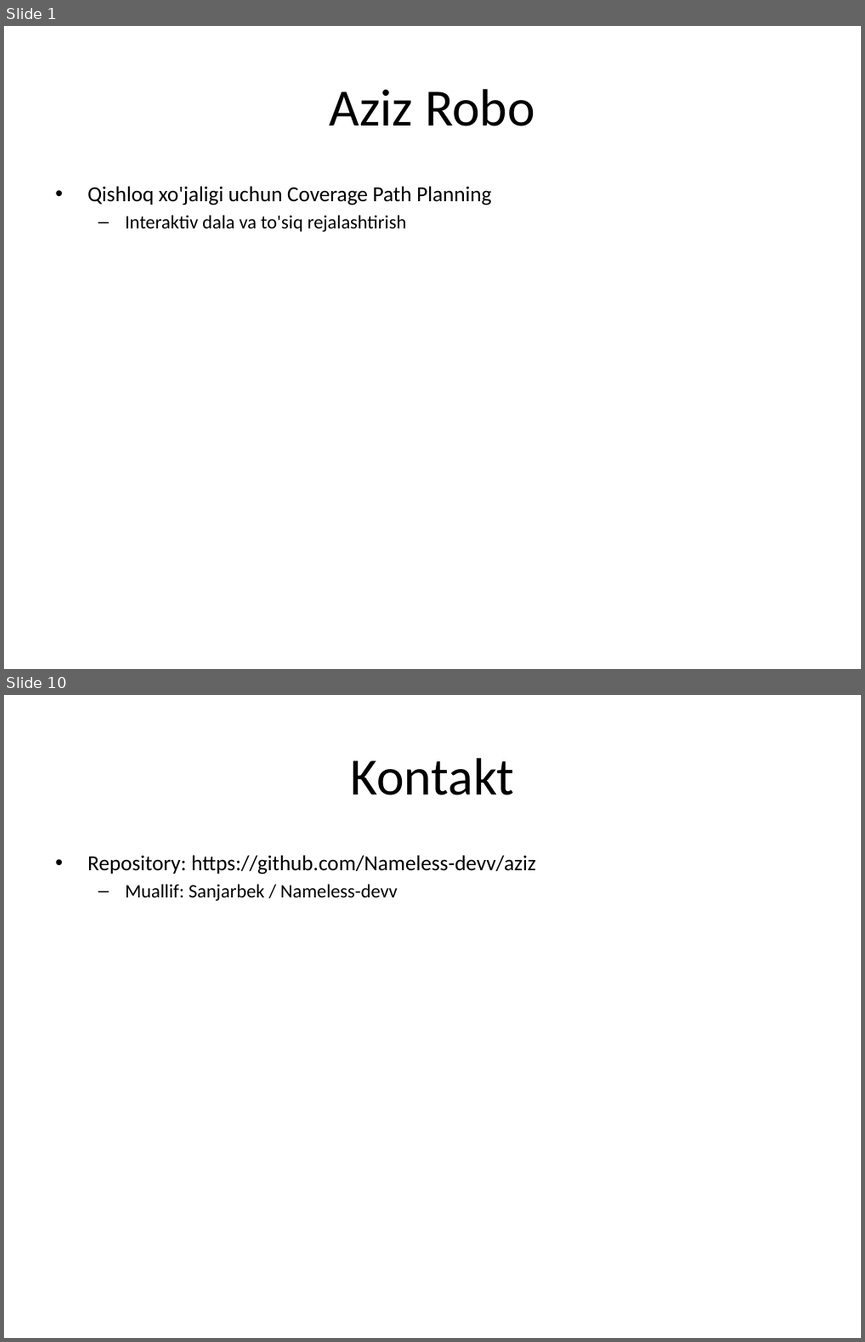
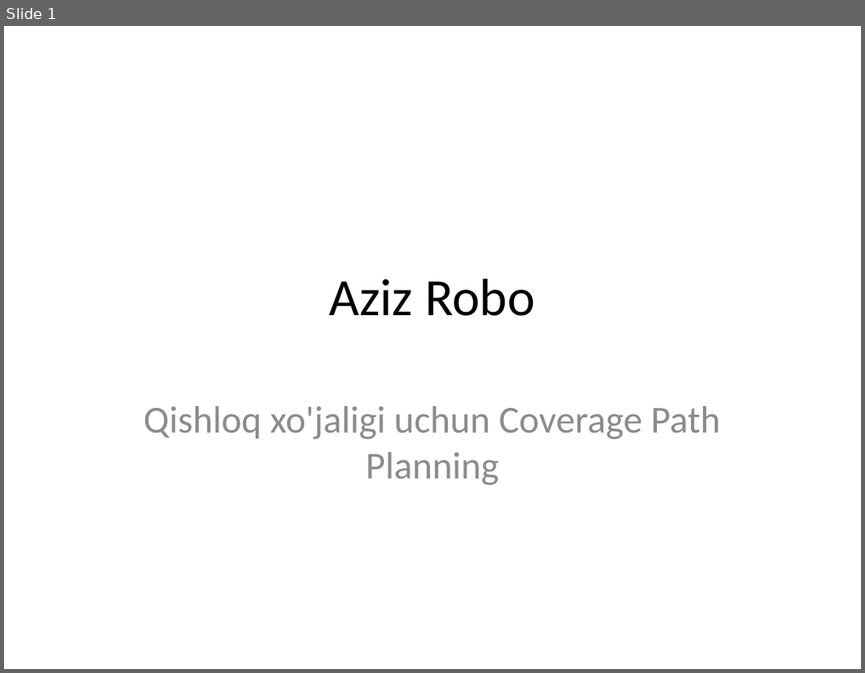
Before and after one commit to Nameless-devv/aziz, a slide deck: Aziz_Presentation.pptx. Shown one above the other, each under a label of ours: slides 1 and 10 before the commit, slide 1 after it; the slides between them are not shown. The pictures are 865x1342 and 865x673 pixels, drawn with LibreOffice and Linux fonts; fonts in the diff are those of the drawing. Boxes give left, top, right and bottom in pixels: in the first picture for what was removed or moved away, otherwise in the second. Text is boxed around its words. In the diff, an @@ line names an element or a change of style, - is before the commit and + after.

Commit message:
Styled presentation generator: nav bar and results slide design

```diff
--- a/Aziz_Presentation.pptx
+++ b/Aziz_Presentation.pptx
@@ slide 10 removed at [4, 695, 861, 1338], background #FFFFFF @@
@@ title removed at [350, 758, 514, 795] @@
-Kontakt
@@ text removed at [87, 855, 535, 901] @@
-• Repository: https://github.com/Nameless-devv/aziz
-  – Muallif: Sanjarbek / Nameless-devv
@@ slide 1 changed as well @@
@@ title "Aziz Robo": place and size @@
-title "Aziz Robo" at [330, 89, 534, 126]
+title "Aziz Robo" at [330, 278, 534, 316]
@@ subtitle at [125, 215, 407, 232]: paragraph removed @@
-  – Interaktiv dala va to'siq rejalashtirish
@@ subtitle "Qishloq xo'jaligi uchun Coverage Path ...": place and size @@
-subtitle "Qishloq xo'jaligi uchun Coverage Path ..." at [87, 186, 491, 232]
+subtitle "Qishloq xo'jaligi uchun Coverage Path ..." at [143, 406, 721, 485]
@@ subtitle "Qishloq xo'jaligi uchun Coverage Path ..." at [143, 406, 721, 485]: size 18 to 32 pt, text colour #000000 to #8C8C8C; alignment left to centre; bullet • to none; more space between paragraphs @@
```
Also in this commit, not shown: 1 slide added, 8 other slides removed, 1 other file.
